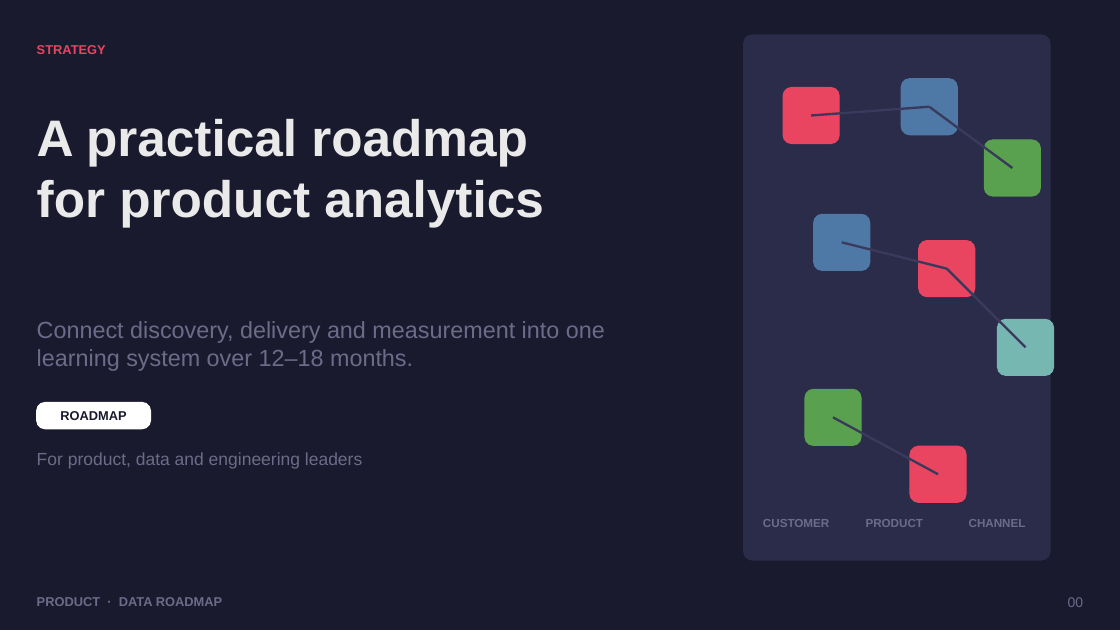
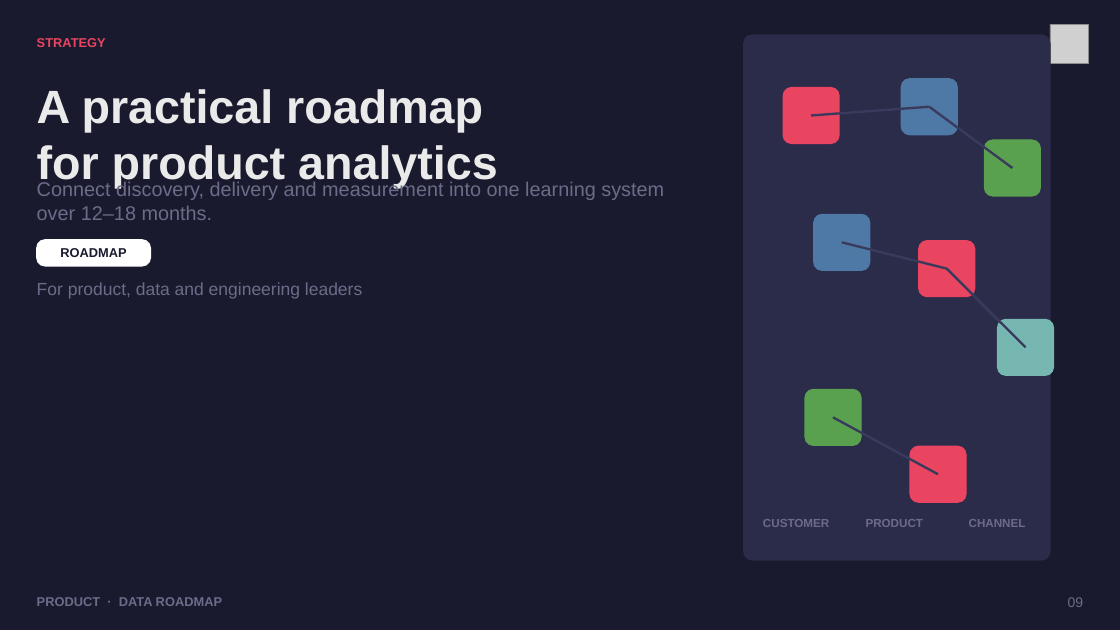
Before and after one commit to dhanesh123in/ppt-gen, a slide deck: slide 9 of examples/demo.pptx. Drawn at 1120x630 pixels with LibreOffice and Linux fonts; fonts in the diff are those of the drawing; grey boxes stand for pictures. Boxes give left, top, right and bottom in pixels: in the first picture for what was removed or moved away, otherwise in the second. Text is boxed around its words. In the diff, an @@ line names an element or a change of style, - is before the commit and + after.

```diff
--- a/examples/demo.pptx
+++ b/examples/demo.pptx
@@ picture added at (x1=1050, y1=24, x2=1089, y2=63) @@
@@ text "STRATEGY" moved from (x1=37, y1=45, x2=106, y2=54) to (x1=37, y1=38, x2=106, y2=47) @@
@@ text at (x1=37, y1=89, x2=498, y2=188): text changed; size 44 to 40 pt @@
-A practical roadmap
-for product analytics
+A practical roadmap
+for product analytics
@@ text "Connect discovery, delivery and measurement ..." moved from (x1=37, y1=321, x2=605, y2=371) to (x1=37, y1=181, x2=664, y2=220) @@
@@ text "Connect discovery, delivery and measurement ..." at (x1=37, y1=181, x2=664, y2=220): size 20 to 17 pt @@
@@ rounded rectangle moved from (x1=37, y1=402, x2=150, y2=429) to (x1=37, y1=239, x2=150, y2=266) @@
@@ text "ROADMAP" moved from (x1=60, y1=411, x2=126, y2=420) to (x1=60, y1=248, x2=126, y2=257) @@
@@ text "For product, data and engineering ..." moved from (x1=37, y1=452, x2=362, y2=469) to (x1=37, y1=282, x2=362, y2=299) @@
@@ text at (x1=1068, y1=597, x2=1084, y2=607): text changed @@
-00
+09
```
Also in this commit, not shown: 29 other slides changed, 9 other files.
